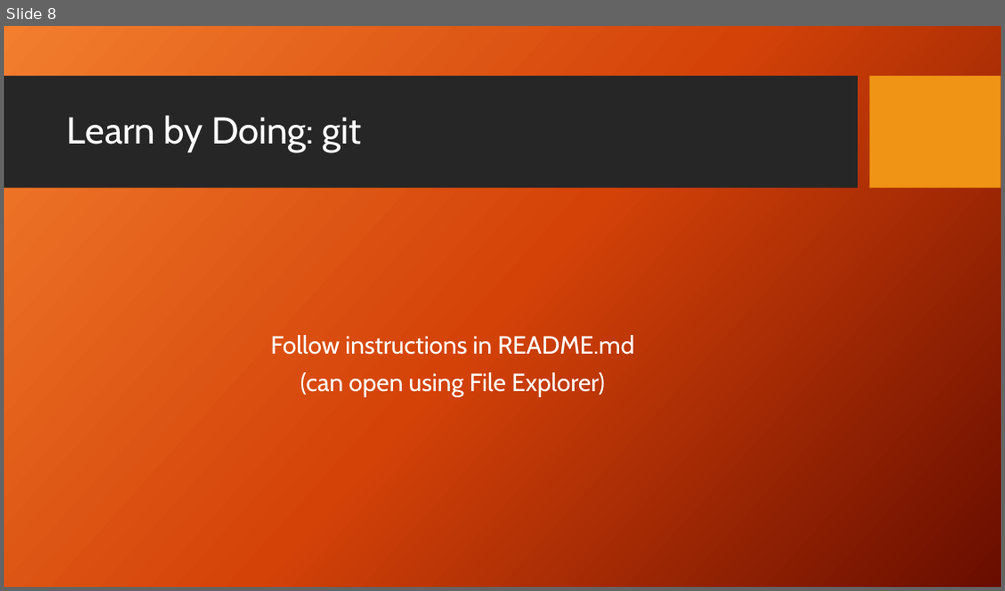
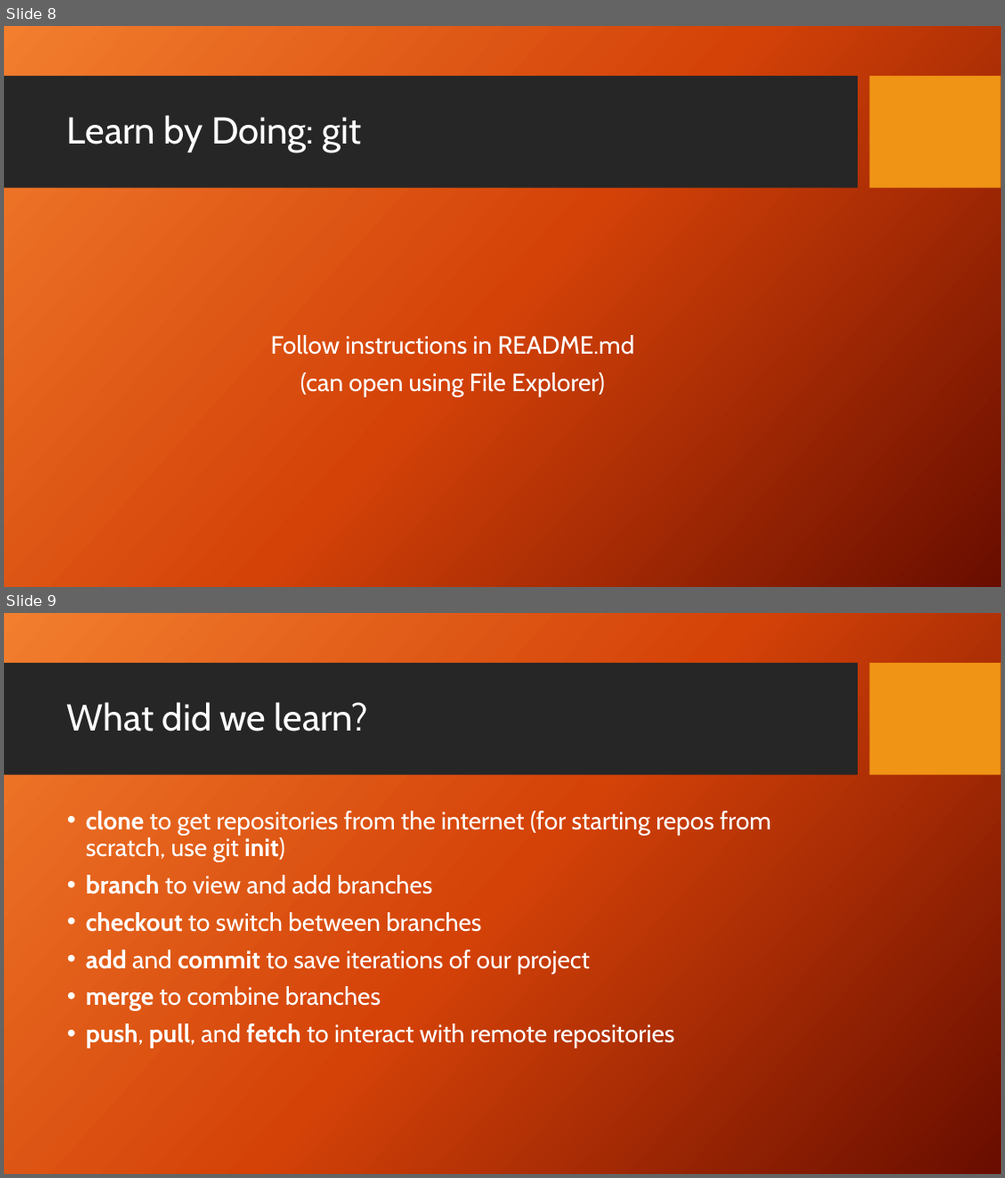
Before and after one commit to mbenson182/GitTutorial, a slide deck: GitSlides.pptx. Shown one above the other, each under a label of ours: slide 8 before the commit, slides 8 and 9 after it. The pictures are 1005x591 and 1005x1178 pixels, drawn with LibreOffice and Linux fonts; fonts in the diff are those of the drawing; background and template pictures are left out. Boxes give left, top, right and bottom in pixels: in the first picture for what was removed or moved away, otherwise in the second. Text is boxed around its words. In the diff, an @@ line names an element or a change of style, - is before the commit and + after.

```diff
--- a/GitSlides.pptx
+++ b/GitSlides.pptx
@@ slide 9 added at [4, 613, 1001, 1174], background picture (left out); not listed: 2 template elements that a slide beside it also shows @@
@@ title added at [67, 702, 369, 731], 36 pt, text #FFFFFF @@
+What did we learn?
@@ text added at [86, 811, 771, 1048], 24 pt, text #FFFFFF @@
+• clone to get repositories from the internet (for starting repos from scratch, use git init)
+• branch to view and add branches
+• checkout to switch between branches
+• add and commit to save iterations of our project
+• merge to combine branches
+• push, pull, and fetch to interact with remote repositories
```
Also in this commit, not shown: 2 other slides added.
